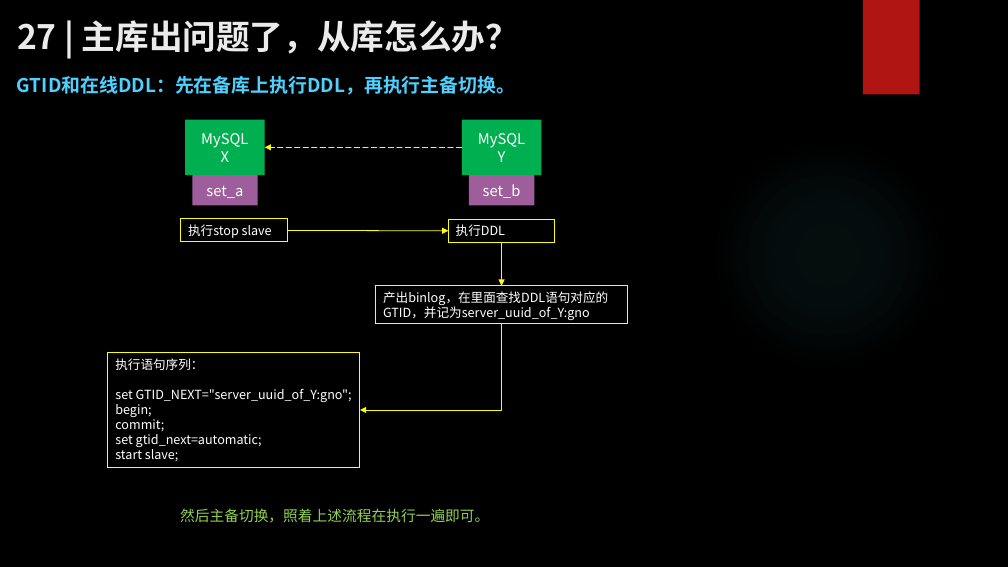
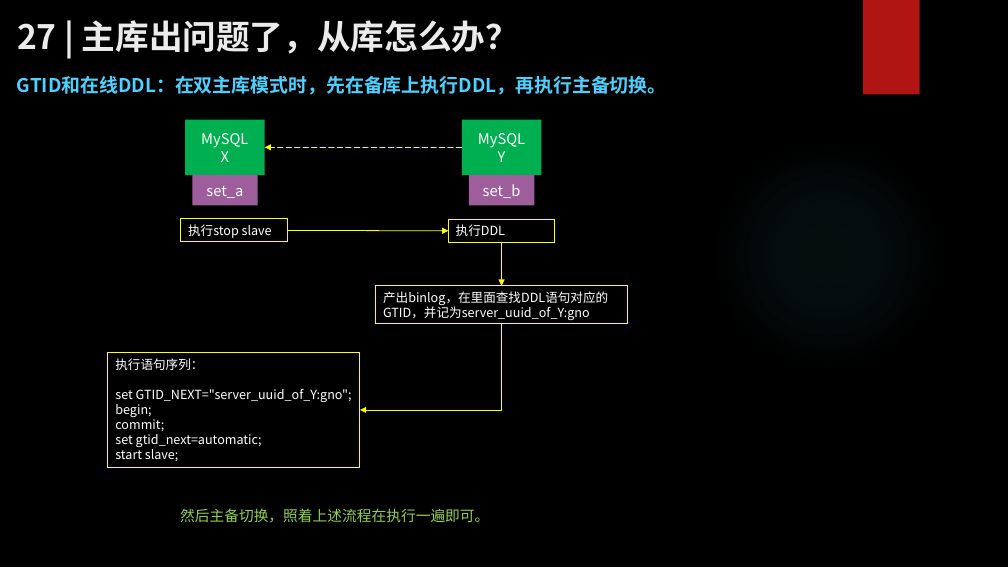
Before and after one commit to zhangkekf/reading-notes, a slide deck: slide 5 of MySQL整理/27主库出问题了，从库怎么办？.pptx (slide 4 before the commit). Drawn at 1008x567 pixels with LibreOffice and Linux fonts; fonts in the diff are those of the drawing; background and template pictures are left out. Boxes give left, top, right and bottom in pixels: in the first picture for what was removed or moved away, otherwise in the second. Text is boxed around its words. In the diff, an @@ line names an element or a change of style, - is before the commit and + after.

```diff
--- a/MySQL整理/27主库出问题了，从库怎么办？.pptx
+++ b/MySQL整理/27主库出问题了，从库怎么办？.pptx
@@ text at <box>17,76,667,95</box>: text changed @@
-GTID和在线DDL：先在备库上执行DDL，再执行主备切换。
+GTID和在线DDL：在双主库模式时，先在备库上执行DDL，再执行主备切换。
```
Also in this commit, not shown: 1 other slide changed, 1 slide added, 7 other files.
